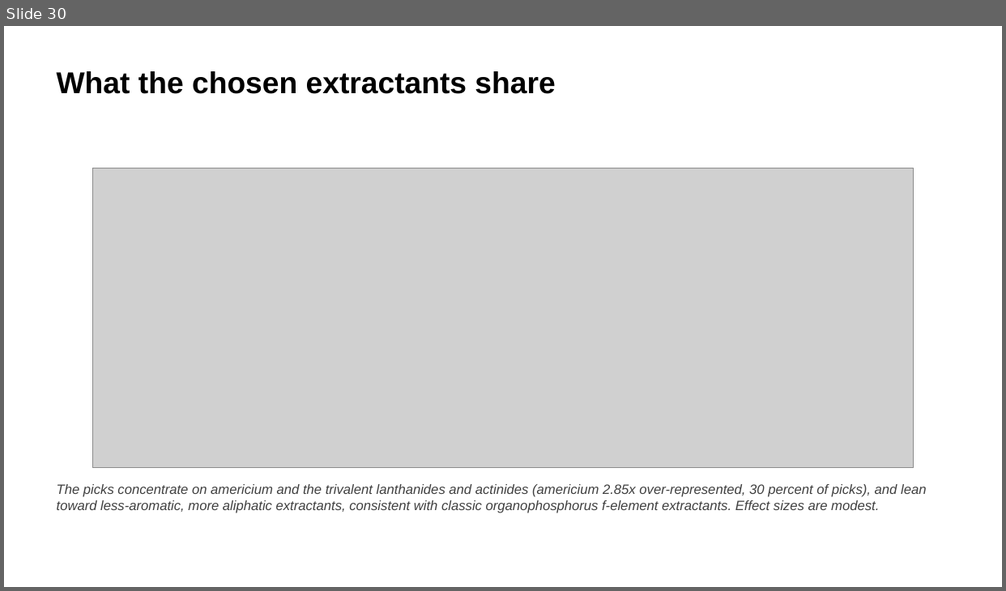
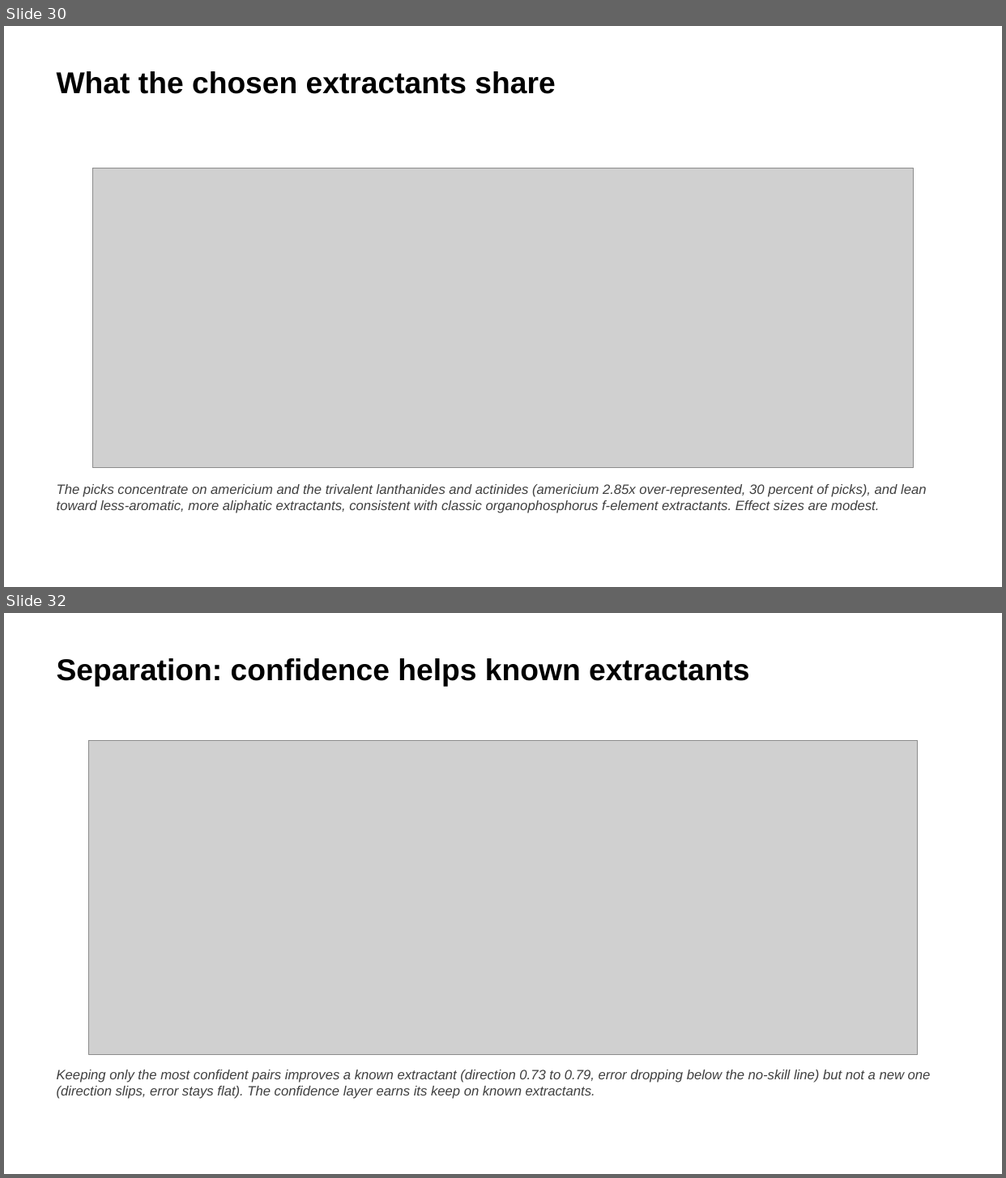
Before and after one commit to SkyEpstein/Machine-learning-to-separate-f-elements-2, a slide deck: docs/REE_Results_Slides_Final.pptx. Shown one above the other, each under a label of ours: slide 30 before the commit, slides 30 and 32 after it; the slides between them are not shown. The pictures are 1006x591 and 1006x1178 pixels, drawn with LibreOffice and Linux fonts; fonts in the diff are those of the drawing; grey boxes stand for pictures. Boxes give left, top, right and bottom in pixels: in the first picture for what was removed or moved away, otherwise in the second. Text is boxed around its words. In the diff, an @@ line names an element or a change of style, - is before the commit and + after.

```diff
--- a/docs/REE_Results_Slides_Final.pptx
+++ b/docs/REE_Results_Slides_Final.pptx
@@ slide 32 added at [4,613,1002,1174], background #FFFFFF @@
@@ text added at [57,658,750,687], 29 pt, text #000000, bold @@
+Separation: confidence helps known extractants
@@ picture added at [88,740,918,1054] @@
@@ text added at [57,1070,931,1099], 13 pt, text #404040, italic @@
+Keeping only the most confident pairs improves a known extractant (direction 0.73 to 0.79, error dropping below the no-skill line) but not a new one (direction slips, error stays flat). The confidence layer earns its keep on known extractants.
```
Also in this commit, not shown: 2 other slides added, 10 other files.
